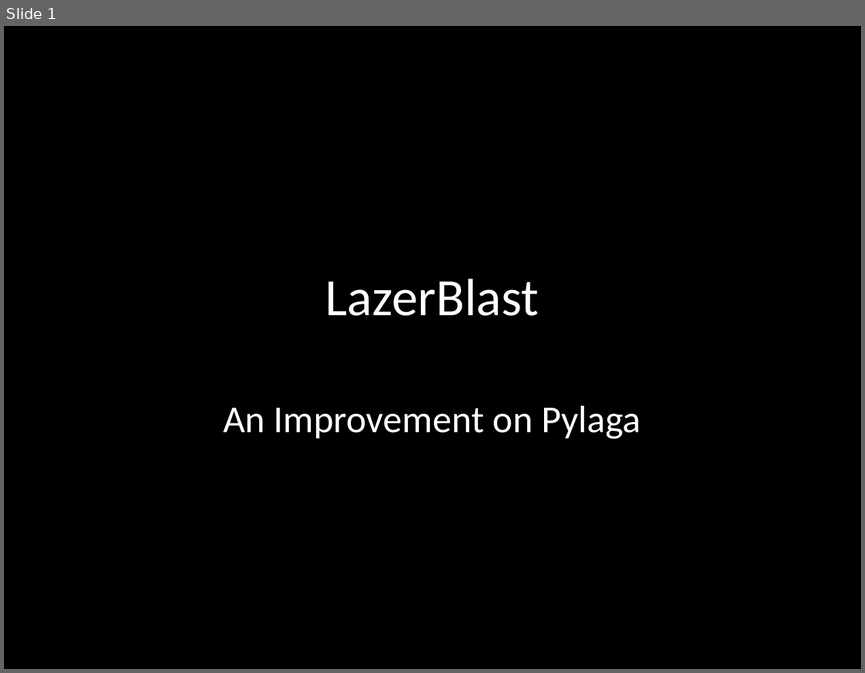
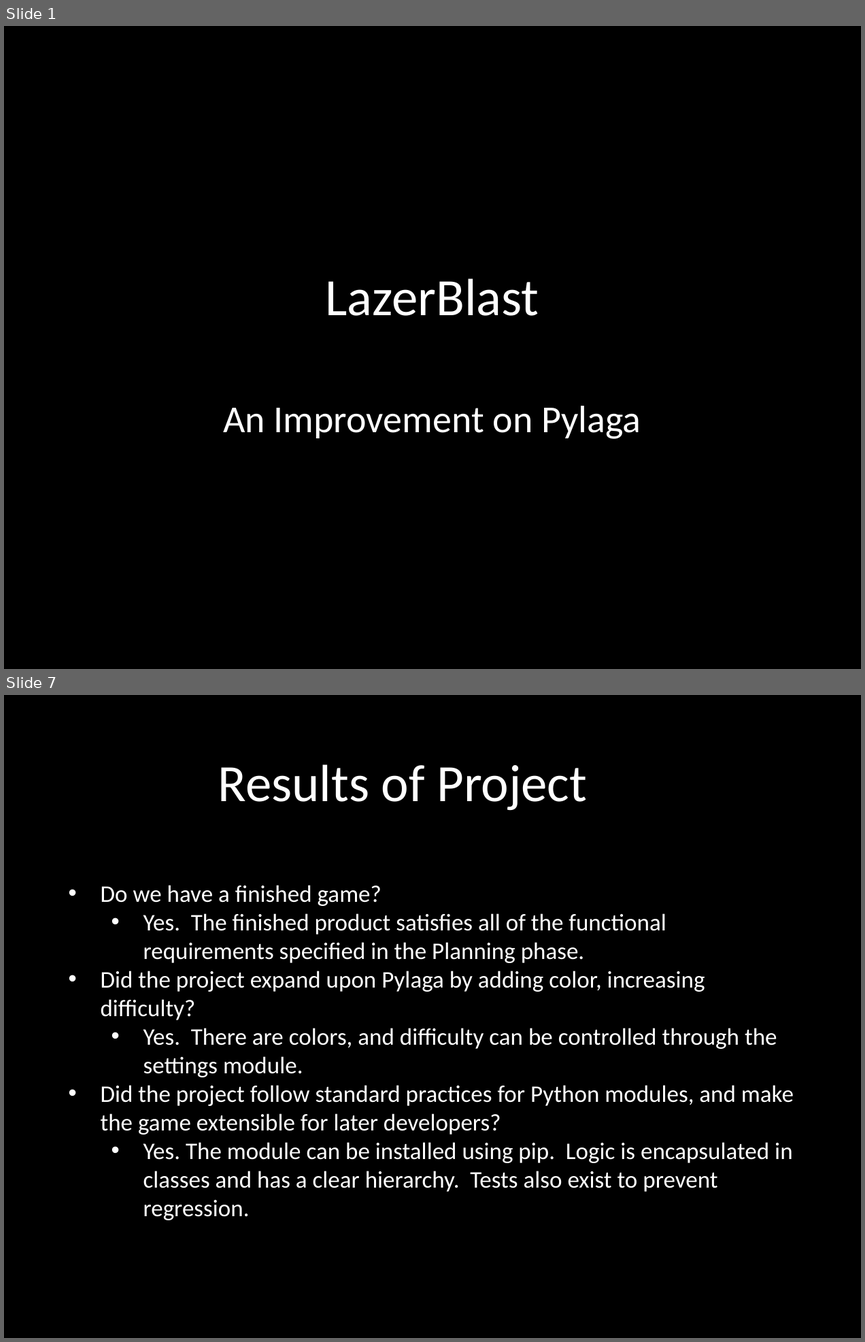
Before and after one commit to terrencepreilly/CPS410, a slide deck: final_presentation/Presentation.pptx. Shown one above the other, each under a label of ours: slide 1 before the commit, slides 1 and 7 after it; the slides between them are not shown. The pictures are 865x673 and 865x1342 pixels, drawn with LibreOffice and Linux fonts; fonts in the diff are those of the drawing; background and template pictures are left out. Boxes give left, top, right and bottom in pixels: in the first picture for what was removed or moved away, otherwise in the second. Text is boxed around its words. In the diff, an @@ line names an element or a change of style, - is before the commit and + after.

Commit message:
Finished final presentation.

```diff
--- a/final_presentation/Presentation.pptx
+++ b/final_presentation/Presentation.pptx
@@ slide 7 added at bbox=[4, 695, 861, 1338], background #000000 @@
@@ text added at bbox=[218, 764, 587, 811], 44 pt, text #FFFFFF @@
+Results of Project
@@ text added at bbox=[101, 885, 793, 1220], 20 pt, text #FFFFFF @@
+• Do we have a finished game?
+  • Yes. The finished product satisfies all of the functional requirements specified in the Planning phase.
+• Did the project expand upon Pylaga by adding color, increasing difficulty?
+  • Yes. There are colors, and difficulty can be controlled through the settings module.
+• Did the project follow standard practices for Python modules, and make the game extensible for later developers?
+  • Yes. The module can be installed using pip. Logic is encapsulated in classes and has a clear hierarchy. Tests also exist to prevent regression.
```
Also in this commit, not shown: 3 slides changed, 2 other slides added, 13 slides removed, 3 other files.
